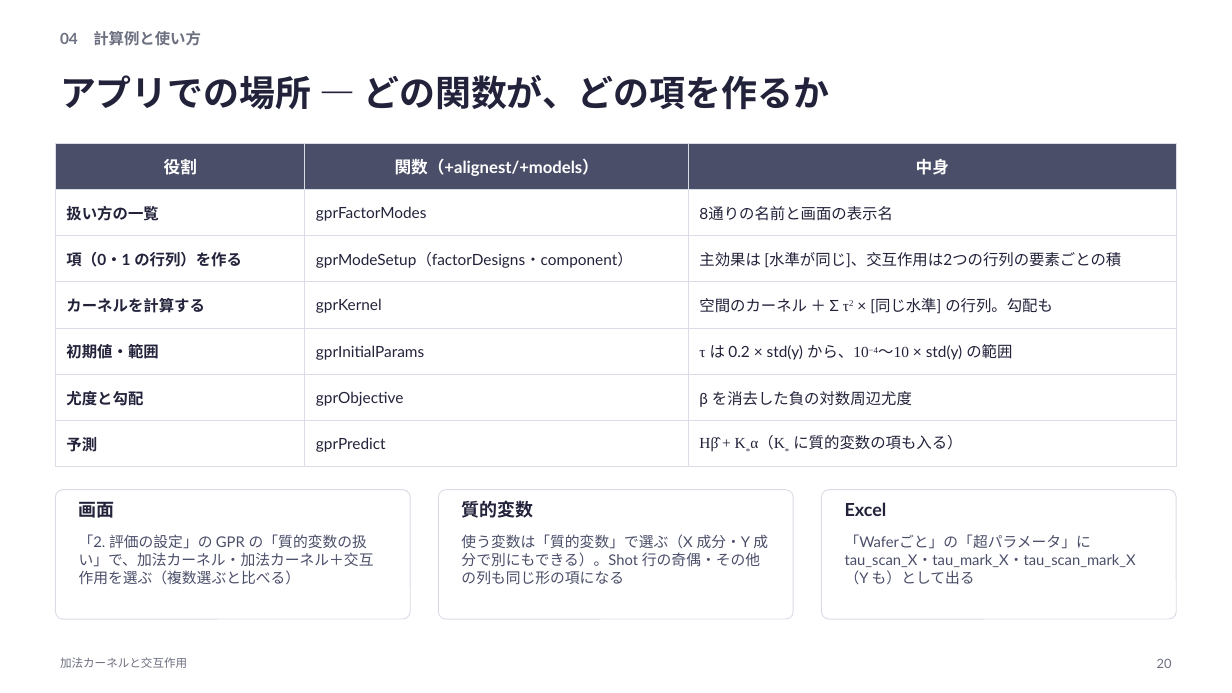
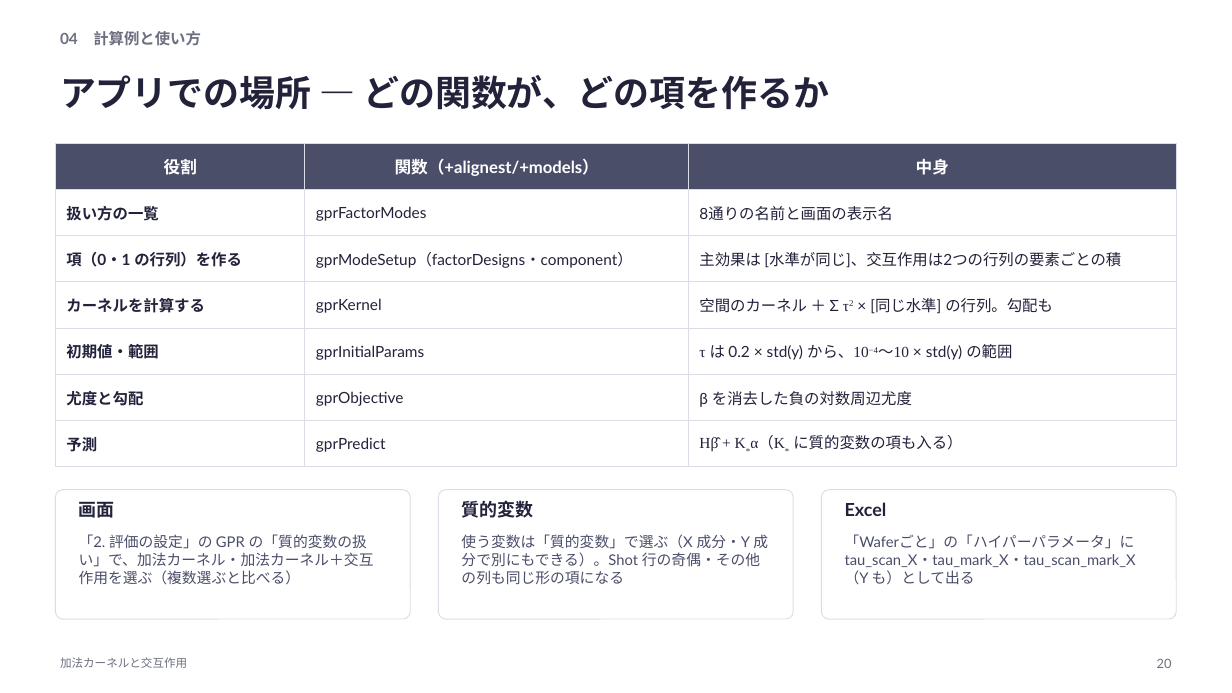
Before and after one commit to rsakamoto-0824/alignment-estimation-benchmark, a slide deck: slide 20 of matlab_app/docs/kernel_guide/加法カーネルと交互作用の解説.pptx. Drawn at 1232x693 pixels with LibreOffice and Linux fonts; fonts in the diff are those of the drawing. Boxes give left, top, right and bottom in pixels: in the first picture for what was removed or moved away, otherwise in the second. Text is boxed around its words. In the diff, an @@ line names an element or a change of style, - is before the commit and + after.

```diff
--- a/matlab_app/docs/kernel_guide/加法カーネルと交互作用の解説.pptx
+++ b/matlab_app/docs/kernel_guide/加法カーネルと交互作用の解説.pptx
@@ text at box(845, 534, 1136, 585): text changed @@
-「Waferごと」の「超パラメータ」に tau_scan_X・tau_mark_X・tau_scan_mark_X（Y も）として出る
+「Waferごと」の「ハイパーパラメータ」に tau_scan_X・tau_mark_X・tau_scan_mark_X（Y も）として出る
```
Also in this commit, not shown: 6 other slides changed, 31 other files.
